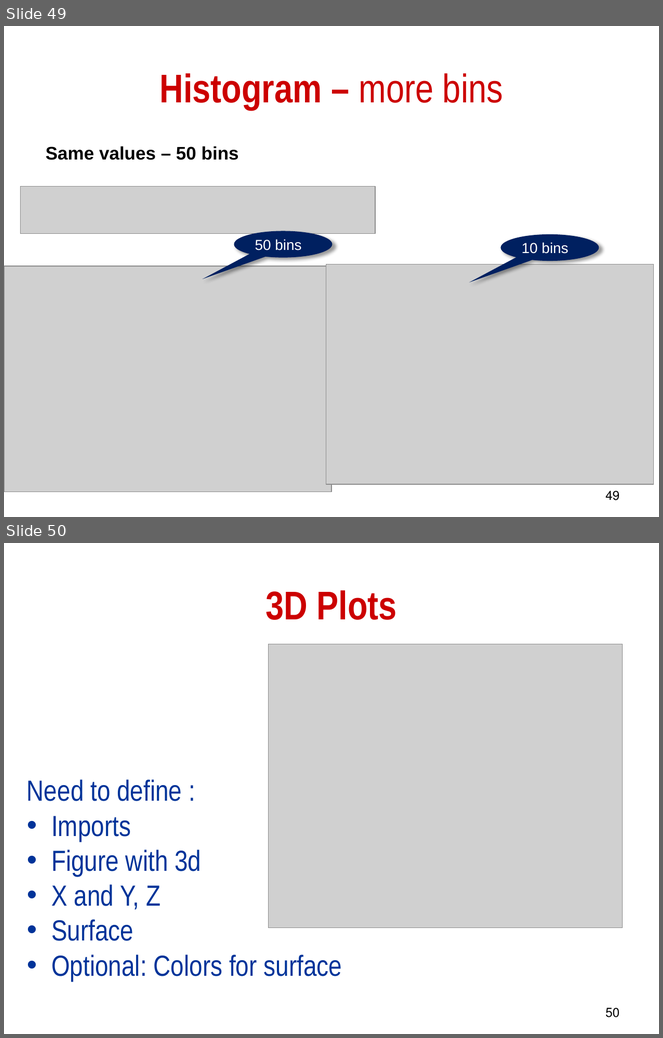
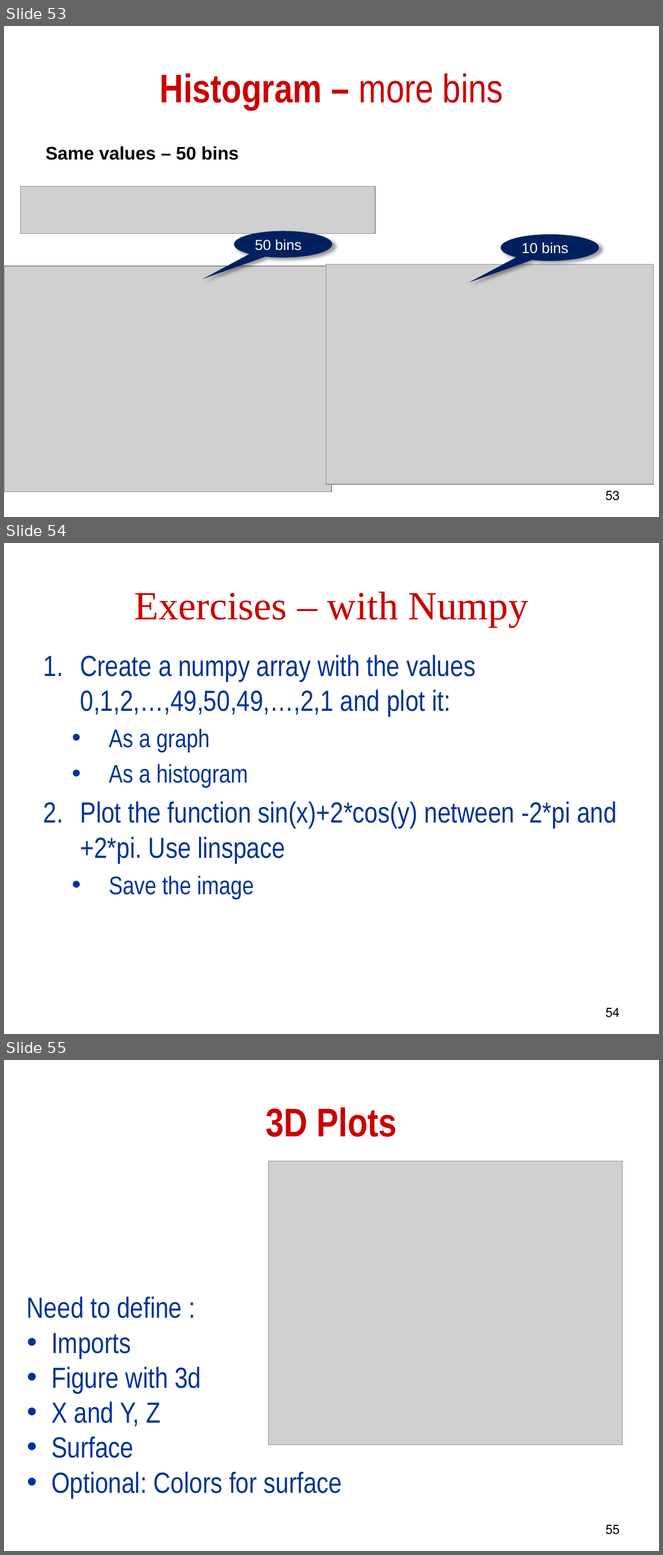
Before and after one commit to AmikoAce/INT, a slide deck: LECTURE_DATA_NUMPY.pptx. Shown one above the other, each under a label of ours: slides 49 and 50 before the commit, slides 53, 54 and 55 after it. The pictures are 663x1038 and 663x1555 pixels, drawn with LibreOffice and Linux fonts; fonts in the diff are those of the drawing; grey boxes stand for pictures. Boxes give left, top, right and bottom in pixels: in the first picture for what was removed or moved away, otherwise in the second. Text is boxed around its words. In the diff, an @@ line names an element or a change of style, - is before the commit and + after.

```diff
--- a/LECTURE_DATA_NUMPY.pptx
+++ b/LECTURE_DATA_NUMPY.pptx
@@ slide 54 added at box(4, 543, 659, 1034), background #FFFFFF @@
@@ title added at box(134, 591, 529, 627), 44 pt, text #CC0000 @@
+Exercises – with Numpy
@@ text added at box(80, 655, 617, 899), 32 pt, text #003399 @@
+1. Create a numpy array with the values 0,1,2,…,49,50,49,…,2,1 and plot it:
+  • As a graph
+  • As a histogram
+2. Plot the function sin(x)+2*cos(y) netween -2*pi and +2*pi. Use linspace
+  • Save the image
@@ page number added at box(606, 1008, 620, 1018), 14 pt, text #000000 @@
+54
@@ what was slide 49 is now slide 53 @@
@@ page number at box(606, 491, 620, 501): text changed @@
-49
+53
@@ what was slide 50 is now slide 55 @@
@@ page number at box(606, 1525, 620, 1535): text changed @@
-50
+55
```
Also in this commit, not shown: 4 slides changed, 4 other slides added.
